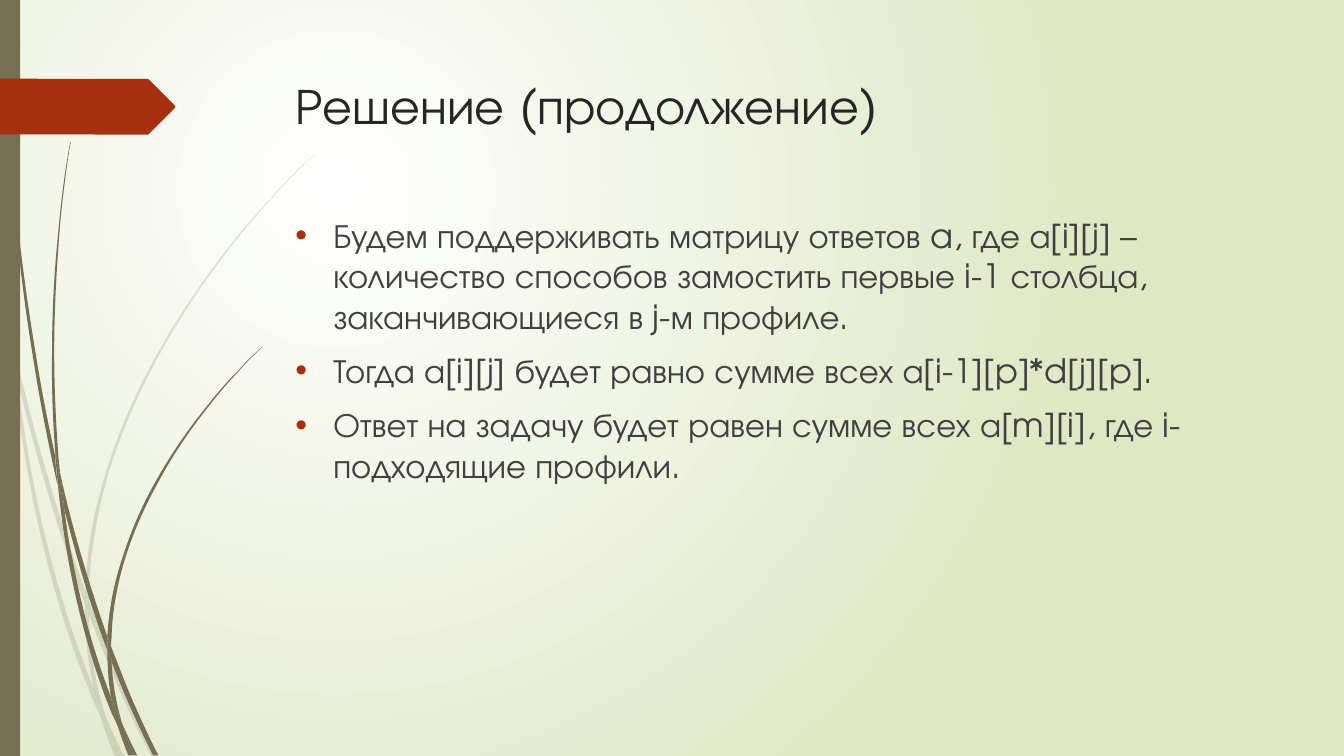
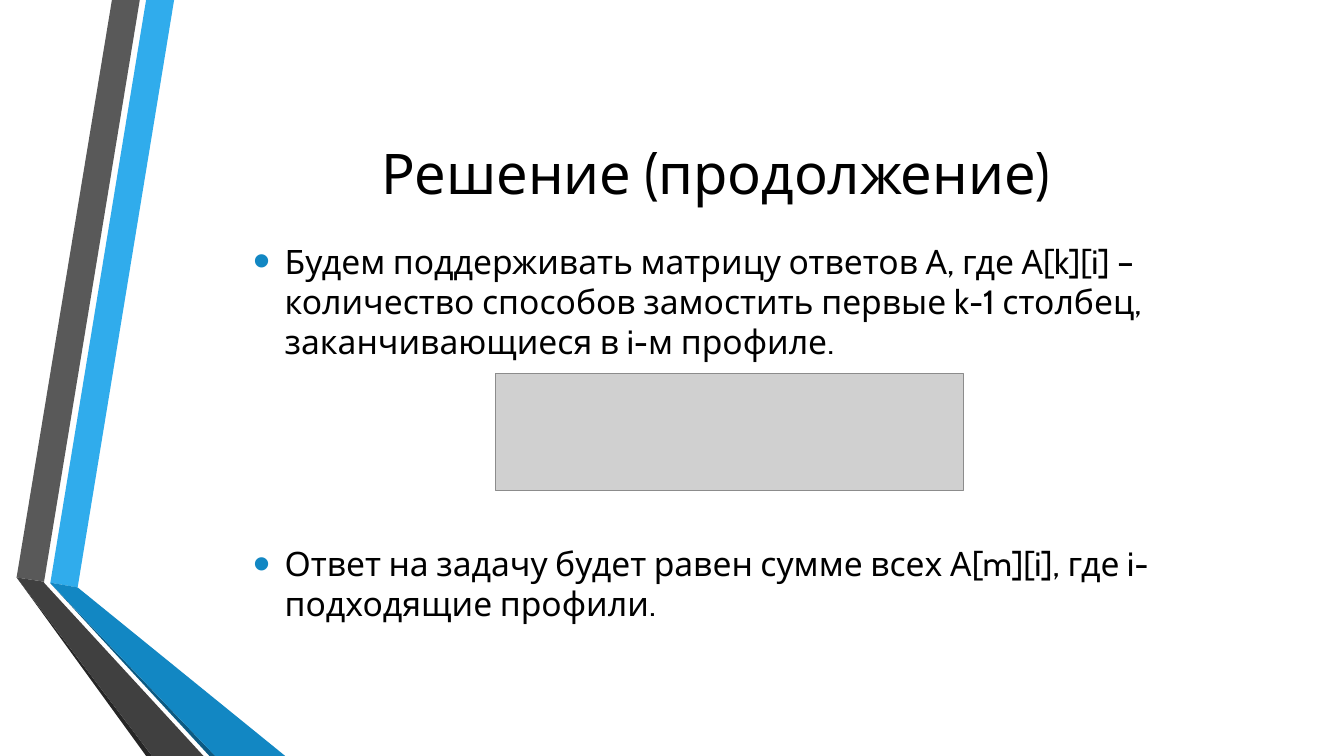
Before and after one commit to DmytroNazarenko/ProfileDynamic, a slide deck: slide 7 of Динамика по профилю.pptx (slide 5 before the commit). Drawn at 1344x756 pixels with LibreOffice and Linux fonts; fonts in the diff are those of the drawing; grey boxes stand for pictures; background and template pictures are left out. Boxes give left, top, right and bottom in pixels: in the first picture for what was removed or moved away, otherwise in the second. Text is boxed around its words. In the diff, an @@ line names an element or a change of style, - is before the commit and + after.

```diff
--- a/Динамика по профилю.pptx
+++ b/Динамика по профилю.pptx
@@ background gradient #FFFFFF to #DFE8C4 to picture (left out) @@
@@ rectangle removed at (x1=0, y1=0, x2=20, y2=756) @@
@@ freeform shape resized from (x1=51, y1=142, x2=71, y2=476) to (x1=16, y1=0, x2=139, y2=582) @@
@@ freeform shape at (x1=16, y1=0, x2=139, y2=582): fill #766F54 to #595959 @@
@@ freeform shape added at (x1=50, y1=0, x2=174, y2=588), fill #30ACEC @@
@@ freeform shape removed at (x1=0, y1=79, x2=175, y2=134) @@
@@ title "Решение (продолжение)" moved from (x1=296, y1=90, x2=859, y2=133) to (x1=381, y1=154, x2=1036, y2=208) @@
@@ title "Решение (продолжение)" at (x1=381, y1=154, x2=1036, y2=208): size 36 to 40 pt, font TeX Gyre Adventor to Cabin, text colour #262626 to #000000; alignment left to centre; vertical alignment top to middle @@
@@ text "Будем поддерживать матрицу ответов А, ..." at (x1=285, y1=248, x2=1148, y2=624): vertical alignment top to middle @@
@@ text at (x1=285, y1=248, x2=1148, y2=624): text changed; font TeX Gyre Adventor to Cabin; text colour #404040 to #000000 @@
-• Будем поддерживать матрицу ответов a, где а[i][j] – количество способов замостить первые i-1 столбца, заканчивающиеся в j-м профиле.
-• Тогда а[i][j] будет равно сумме всех а[i-1][p]*d[j][p].
-• Ответ на задачу будет равен сумме всех а[m][i], где i- подходящие профили.
+• Будем поддерживать матрицу ответов А, где А[k][i] – количество способов замостить первые k-1 столбец, заканчивающиеся в i-м профиле.
+• Ответ на задачу будет равен сумме всех А[m][i], где i- подходящие профили.
@@ picture added at (x1=496, y1=373, x2=963, y2=491) @@
@@ freeform shape resized from (x1=85, y1=604, x2=106, y2=717) to (x1=16, y1=578, x2=151, y2=756) @@
@@ freeform shape at (x1=16, y1=578, x2=151, y2=756): fill #766F54 at 20% opacity to #262626 @@
@@ freeform shape added at (x1=16, y1=578, x2=203, y2=756), fill #404040 @@
@@ freeform shape resized from (x1=89, y1=601, x2=156, y2=756) to (x1=50, y1=584, x2=216, y2=756) @@
@@ freeform shape at (x1=50, y1=584, x2=216, y2=756): fill #766F54 at 20% opacity to #0C5A82 @@
@@ freeform shape added at (x1=50, y1=583, x2=285, y2=756), fill #1287C3 @@
@@ group removed at (x1=0, y1=154, x2=315, y2=756): 8 freeform shapes @@
@@ group removed at (x1=3, y1=0, x2=262, y2=756): 11 freeform shapes @@
```
Also in this commit, not shown: 6 other slides changed, 6 slides added.
